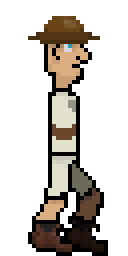
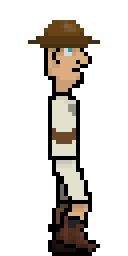
Before/after of a 128px x 256px layered artwork. What changed in the layer stack:
hid "10" over [left=28, top=16, right=108, bottom=256]
showed "2", painted on it over [left=28, top=20, right=100, bottom=256]
